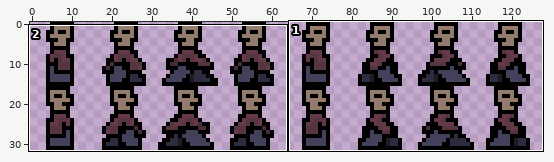
File history of a sprite sheet, assets/img/player.png. The picture above shows the old version from afar; the outline marks the close-up.
Close-up. As it was:
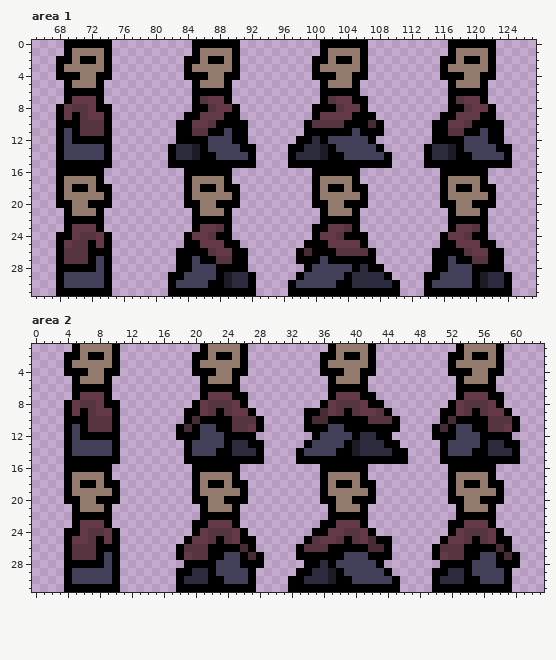
The file is 128x32 pixels. Shown: area 1: x 65..127, y 0..31; area 2: x 0..63, y 1..31.
After:
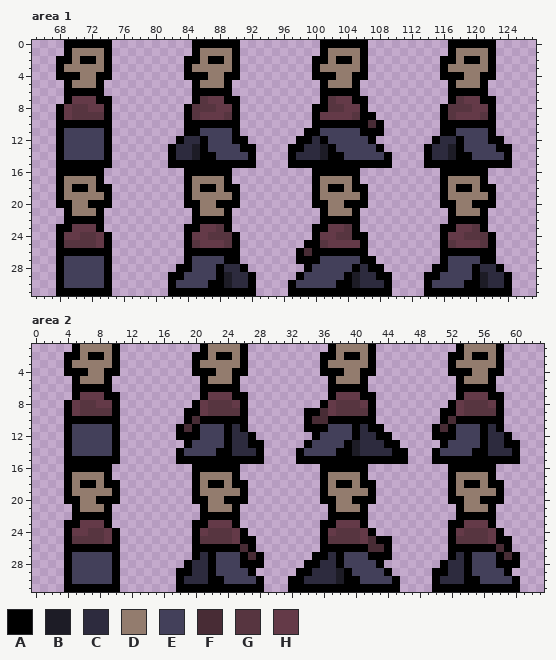
Palette (. is transparent): A #000000  B #1d1c26  C #2d2b3e  D #937c6e  E #43405a  F #482c35  G #573540  H #643a48
Changes in this commit:
Changed rows in their new state; - is an unchanged pixel.
Area 1:
first column x 70:
 7 ----A---------------A-------------------------------A-
 8 ---H----------AGG---------------G-------------AGG-----
 9 G-GG-----------G---G---------------G-----------G---G--
10 -AAA---------.-AAA---.-------.AAAA-----------.-AAA---.
11 EEEE---------.-AEEE--.---------EEEE----------.-AEEE--.
12 EEEE----------CC------------------------------CC------
first column x 68:
23 A---------------A-------------------------------A-------
24 -H------------------GGA-------------G---------------GGA-
25 -G--G------------G---G-----------G---------------G---G--
26 -AAA-----------.---AAA-.-----------AAAA.-------.---AAA-.
27 -EEEE----------.--EEEA-.----------EEEE---------.--EEEA-.
28 -EEEE----------------CC------------------------------CC-
29 -------------------------------------B--A---------------
30 -------------------------------------B---A.--------A----
31 ------------------------------------------.-------------
Area 2:
first column x 6:
 7 ----A--------------------------------------------------
 8 ---H---------------------------------.-----------------
 9 G-GG-------------G-GA.-----------G-GA..----------G-GA.-
10 -AAA---------------AA..-------------A...-----------AA..
11 EEEE-------------E-CA..----------E-C--..---------E-CA..
12 EEEE---------------CC------------------------------CC--
14 ------------AE------------------------------AE---------
15 ------------A-------------------------------A----------
first column x 4:
23 A--------------------------------------------------------
24 -H-----------------------------.--G----------------------
25 -GG-G----------.AG-G----------..AG-G-----------.AG-G-----
26 -AAA----------..AA-----------...A-------------..AA-------
27 -EEEE---------..AC-E---------..--C------------..AC-E-----
28 -EEEE-----------CC---------------CA-------------CC-------
29 ---------------------------------CBA---------------------
30 -----------------------EA--------CB-A------------------EA
31 ------------------------A-------------------------------A
